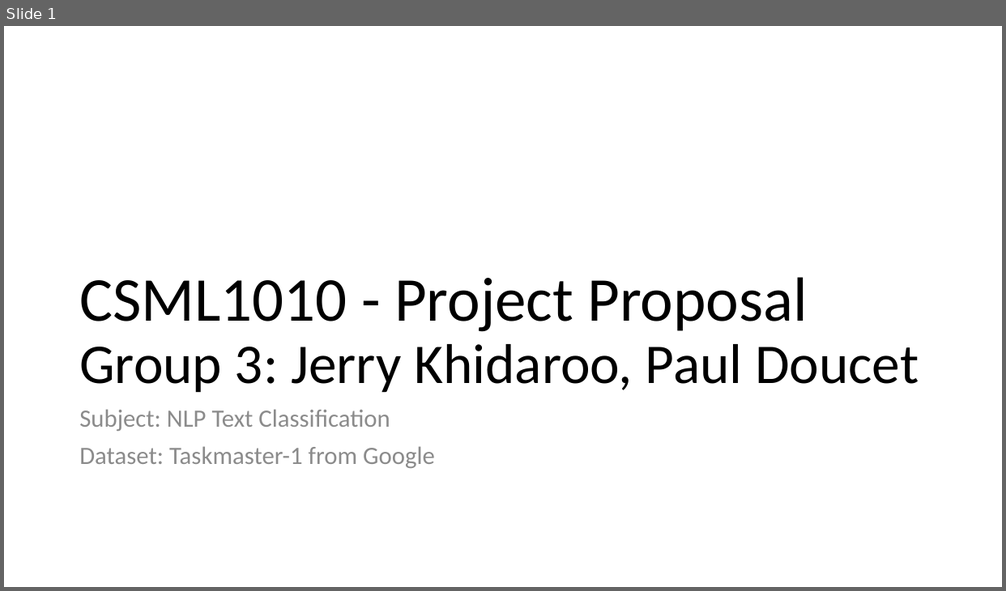
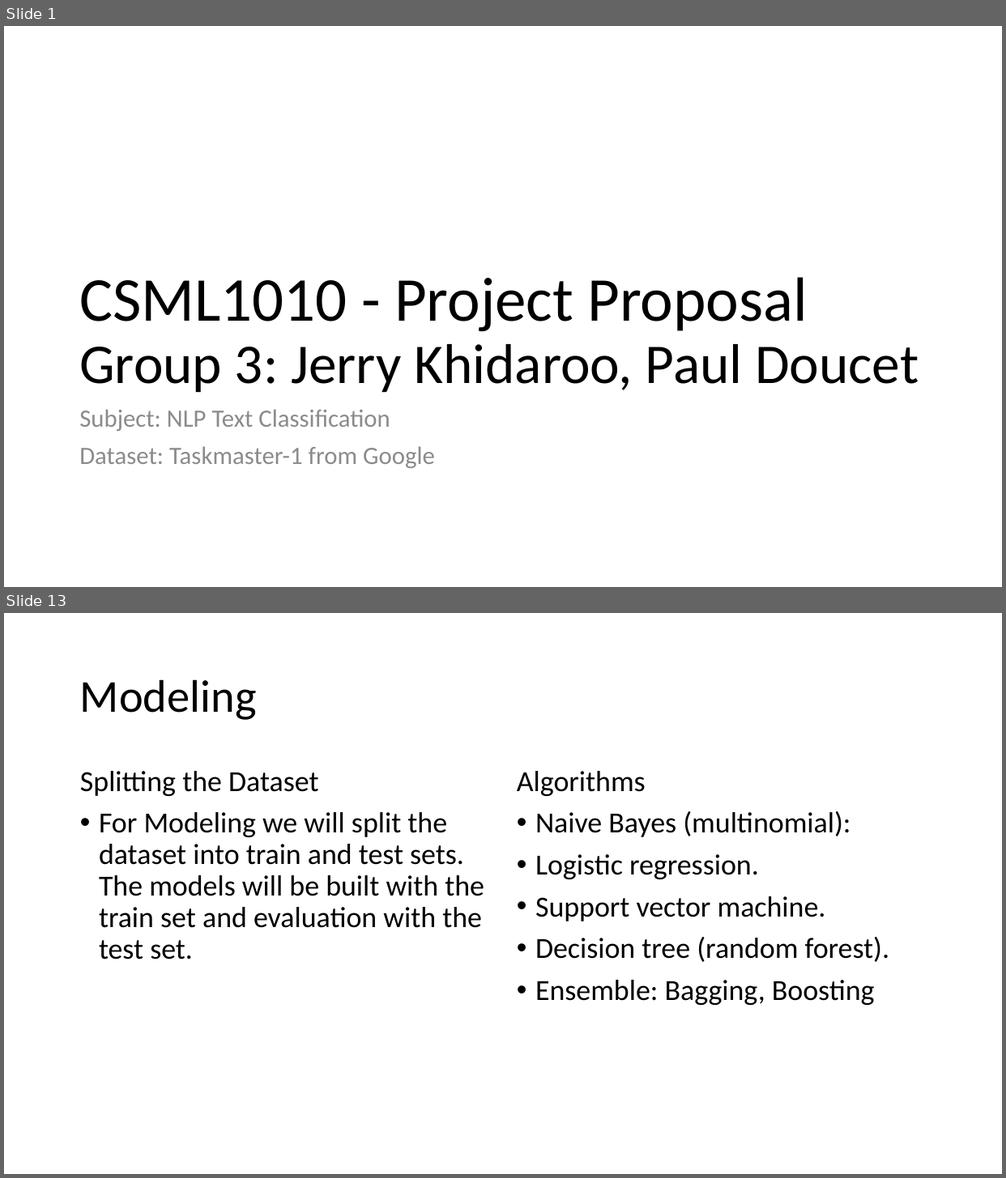
Before and after one commit to CSML1010-3-2020/NLPCourseProject, a slide deck: CSML1010_Group3_Project_Proposal.pptx. Shown one above the other, each under a label of ours: slide 1 before the commit, slides 1 and 13 after it; the slides between them are not shown. The pictures are 1006x591 and 1006x1178 pixels, drawn with LibreOffice and Linux fonts; fonts in the diff are those of the drawing. Boxes give left, top, right and bottom in pixels: in the first picture for what was removed or moved away, otherwise in the second. Text is boxed around its words. In the diff, an @@ line names an element or a change of style, - is before the commit and + after.

```diff
--- a/CSML1010_Group3_Project_Proposal.pptx
+++ b/CSML1010_Group3_Project_Proposal.pptx
@@ slide 13 added at [4,613,1002,1174], background #FFFFFF @@
@@ title added at [80,679,257,720], 44 pt, text #000000 @@
+Modeling
@@ text added at [80,771,484,960], 28 pt, text #000000 @@
+Splitting the Dataset
+• For Modeling we will split the dataset into train and test sets. The models will be built with the train set and evaluation with the test set.
@@ text added at [517,771,890,1005], 28 pt, text #000000 @@
+Algorithms
+• Naive Bayes (multinomial):
+• Logistic regression.
+• Support vector machine.
+• Decision tree (random forest).
+• Ensemble: Bagging, Boosting
```
Also in this commit, not shown: 5 slides changed, 7 other slides added, 1 slide removed, 2 other files.
